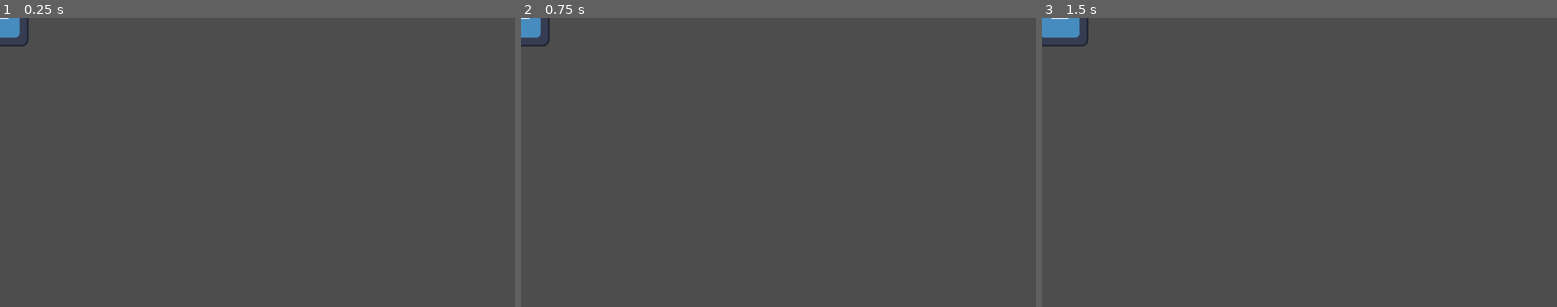
Above: before the commit, frames 1-3 (left to right).
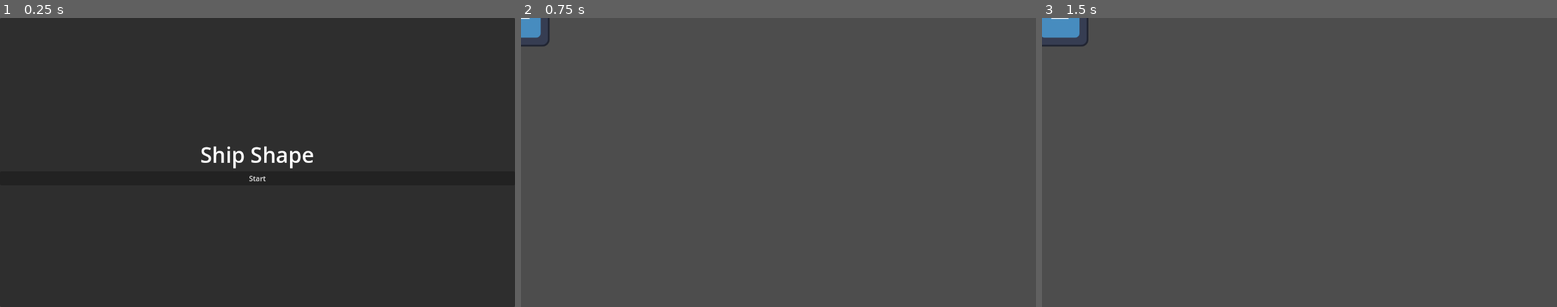
Above: after the commit, the same moments.

Repository: Burger-Bois/ld58
Game: Godot game, scene res://src/main.tscn
Two runs of this game, one before a commit and one after it. Both use one fixed random seed, a clock stepped at 60 frames per second and the inputs below. The engine's default icon, where the game draws it, is replaced by a stand-in: a white triangle on a blue panel in a dark square.
Inputs (mouse positions are in pixels of both pictures, inside the frame that each line leads up to):
- Up to frame 1 (0.25 s): no input
- Up to frame 2 (0.75 s): click (778, 176) at 0.5 s, where only the run after the commit has a clickable "Start"
- Up to frame 3 (1.5 s): tap Enter at 1.25 s; hold D (player_move_right) from 1.28 s (still down)

The runs differ from the first frame. In frame 1, 100% of the frame differs, in the area x 0-100%, y 0-100%; in frame 2, nothing differs; in frame 3, nothing differs.

Commit message:
feature: add main menu

Diff:
--- /dev/null
+++ b/src/main.gd
@@ -0,0 +1,16 @@
+class_name Main
+extends Node
+
+const stage_scene: PackedScene = preload('res://src/stage/stage.tscn')
+
+@onready
+var main_menu: MainMenu = %MainMenu
+
+func _ready() -> void:
+	main_menu.start_pressed.connect(start)
+
+
+func start() -> void:
+	main_menu.hide()
+	var stage := stage_scene.instantiate()
+	add_child(stage)
--- a/src/main.tscn
+++ b/src/main.tscn
@@ -1,7 +1,10 @@
-[gd_scene load_steps=2 format=3 uid="uid://capywxakpu1q0"]
+[gd_scene load_steps=3 format=3 uid="uid://capywxakpu1q0"]
 
-[ext_resource type="PackedScene" uid="uid://ctgo8mssfywbo" path="res://src/stage/stage.tscn" id="1_eewff"]
+[ext_resource type="PackedScene" uid="uid://da8dal8mtaoco" path="res://src/ui/main_menu.tscn" id="1_eewff"]
+[ext_resource type="Script" uid="uid://dsphiwjjllxf7" path="res://src/main.gd" id="1_gh0ne"]
 
 [node name="Main" type="Node"]
+script = ExtResource("1_gh0ne")
 
-[node name="Stage" parent="." instance=ExtResource("1_eewff")]
+[node name="MainMenu" parent="." instance=ExtResource("1_eewff")]
+unique_name_in_owner = true
--- /dev/null
+++ b/src/ui/main_menu.gd
@@ -0,0 +1,11 @@
+class_name MainMenu
+extends Control
+
+signal start_pressed()
+
+@onready
+var start_button: Button = %StartButton
+
+
+func _ready() -> void:
+	start_button.pressed.connect(start_pressed.emit)
--- /dev/null
+++ b/src/ui/main_menu.tscn
@@ -0,0 +1,35 @@
+[gd_scene load_steps=2 format=3 uid="uid://da8dal8mtaoco"]
+
+[ext_resource type="Script" uid="uid://cqfkvfq1uyusx" path="res://src/ui/main_menu.gd" id="1_qkuje"]
+
+[node name="MainMenu" type="Control"]
+layout_mode = 3
+anchors_preset = 15
+anchor_right = 1.0
+anchor_bottom = 1.0
+grow_horizontal = 2
+grow_vertical = 2
+script = ExtResource("1_qkuje")
+
+[node name="PanelContainer" type="PanelContainer" parent="."]
+layout_mode = 1
+anchors_preset = 15
+anchor_right = 1.0
+anchor_bottom = 1.0
+grow_horizontal = 2
+grow_vertical = 2
+
+[node name="VBoxContainer" type="VBoxContainer" parent="PanelContainer"]
+layout_mode = 2
+alignment = 1
+
+[node name="Label" type="Label" parent="PanelContainer/VBoxContainer"]
+layout_mode = 2
+theme_override_font_sizes/font_size = 48
+text = "Ship Shape"
+horizontal_alignment = 1
+
+[node name="StartButton" type="Button" parent="PanelContainer/VBoxContainer"]
+unique_name_in_owner = true
+layout_mode = 2
+text = "Start"
Not shown, added: src/main.gd.uid
Not shown, added: src/ui/main_menu.gd.uid
